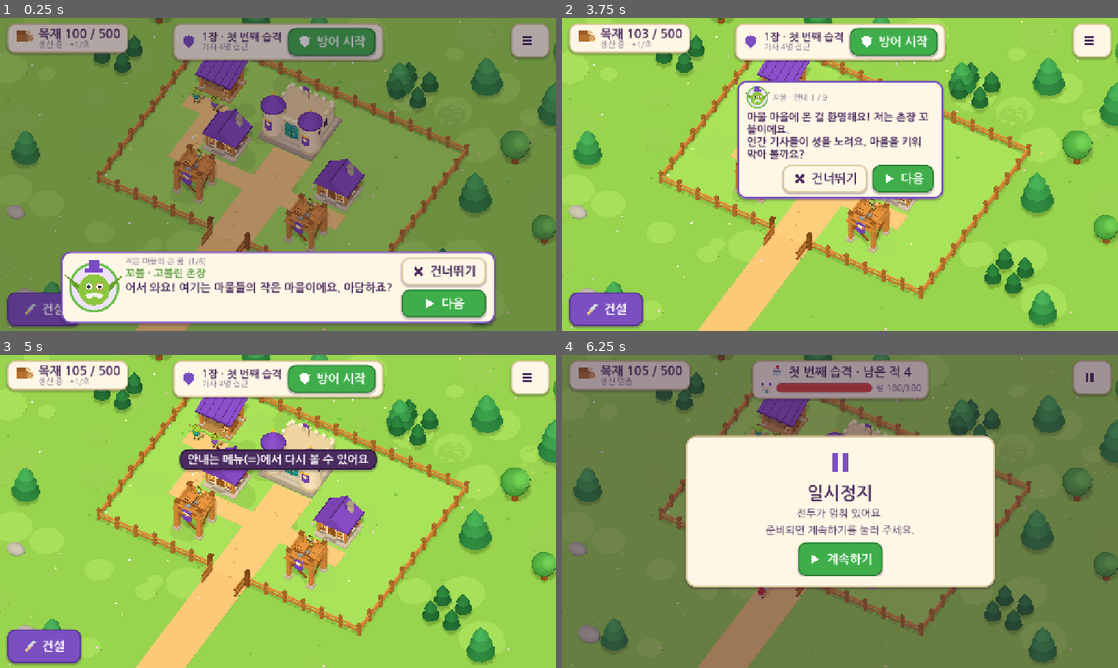
Above: before the commit, frames 1-4 (two rows, left to right).
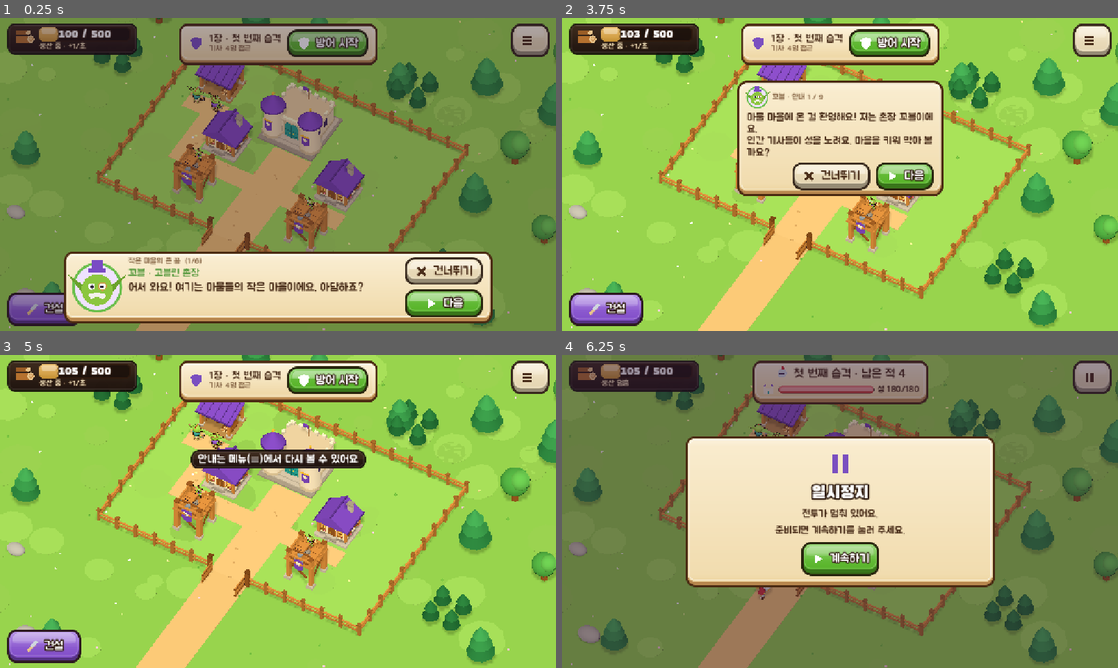
Above: after the commit, the same moments.

Repository: kyusang4657/little-monster-village
Game: Godot game, scene res://scenes/main.tscn
Same seed, same stepped clock (60 frames per second), same inputs: the game is played once before the commit and once after it.
Inputs (mouse positions are in pixels of both pictures, inside the frame that each line leads up to):
- Up to frame 1 (0.25 s): no input
- Up to frame 2 (3.75 s): click (895, 43) at 0.52 s; click (890, 43) at 1.27 s; click (1090, 39) at 2 s; click (606, 309) at 2.77 s; click (1006, 271) at 3.52 s
- Up to frame 3 (5 s): click (261, 514) at 4.27 s
- Up to frame 4 (6.25 s): click (895, 380) at 5.02 s; click (1090, 376) at 5.75 s

The runs differ from the first frame. In frame 1, 23% of the frame differs, in the area x 1-99%, y 1-100%; in frame 2, 21%; in frame 3, 11%; in frame 4, 31%, in the area x 1-99%, y 1-79%.

Commit message:
화풍 시안 1단계: 두툼한 만화풍 UI와 외곽선 캐릭터
- UI: 코드로 그린 젤리 버튼(외곽선·광택·눌림 두께), 양피지 패널, 어두운 자원 막대(금빛 채움 + 흰 숫자)
  글꼴을 주아체(본문)·검은고딕(큰 제목·숫자)으로, 큰 제목은 흰 글자 + 두꺼운 외곽선
- 캐릭터: 뒤집은 껍데기 외곽선(얼굴 부품 제외), 위는 밝고 아래는 어두운 칠한 듯한 정점 색
  기사: 큰 주먹·장화·어깨 갑옷, 큰 방패·검, 걷는 동안 벼른 표정(fierce)
- 글꼴은 Google Fonts 저장소의 OFL 파일, CREDITS 에 출처·라이선스 기록
- 같은 조건 성능(데스크톱 소프트웨어 렌더러): 9단계 16명 그리기 호출 447→461, FPS 차이 없음
- 검사: 규칙 548, 캐릭터 447, 통합 88 통과

Co-Authored-By: Claude Opus 5.5 <noreply@anthropic.com>
Claude-Session: https://claude.ai/code/session_018KLY14EwvE8xar9qznKC7e

Diff:
--- a/scripts/ui/hud.gd
+++ b/scripts/ui/hud.gd
@@ -25,10 +25,15 @@
 signal menu_action(action: String)
 signal story_replay(id: String)
 
-const C_IVORY := Color("fff7e6")
-const C_IVORY_EDGE := Color("dcc79c")
-const C_TEXT := Color("4a2b5e")
-const C_TEXT_SOFT := Color("7a6488")
+const C_IVORY := Color("fdf3dc")
+const C_IVORY_EDGE := Color("4a2a12")
+const C_TEXT := Color("4a2e1a")
+const C_TEXT_SOFT := Color("8a6a4a")
+## 두툼한 만화풍 UI: 젤리 버튼 바탕색과 글자 외곽선
+const C_BTN_GREEN := Color("5cbf2a")
+const C_BTN_PURPLE := Color("8a52d6")
+const C_BTN_CREAM := Color("f3e3bd")
+const C_OUTLINE := Color("2e1a0e")
 const C_PURPLE := Color("7a4fc0")
 const C_PURPLE_EDGE := Color("55308f")
 const C_GREEN := Color("3fae4a")
@@ -41,6 +46,7 @@
 var frame: Control
 var _font_bold: Font
 var _font_regular: Font
+var _font_title: Font
 
 var wood_label: Label
 var wood_sub: Label
@@ -49,6 +55,7 @@
 var raid_label: Label
 var raid_sub: Label
 var wood_panel: PanelContainer
+var wood_bar: ProgressBar
 var raid_btn: Button
 var battle_panel: PanelContainer
 var battle_label: Label
@@ -90,8 +97,10 @@
 
 func _ready() -> void:
 	layer = 10
-	_font_bold = load("res://assets/fonts/NanumGothic-Bold.ttf")
-	_font_regular = load("res://assets/fonts/NanumGothic-Regular.ttf")
+	# 둥근 만화풍 글꼴(주아체), 큰 제목·숫자는 검은고딕(Black Han Sans). 둘 다 OFL
+	_font_bold = load("res://assets/fonts/Jua-Regular.ttf")
+	_font_regular = _font_bold
+	_font_title = load("res://assets/fonts/BlackHanSans-Regular.ttf")
 	root = Control.new()
 	root.name = "HudRoot"
 	root.set_anchors_preset(Control.PRESET_FULL_RECT)
@@ -137,20 +146,22 @@
 
 # ------------------------------------------------------------------ 테마
 
+## 단색 상자(카드·말풍선용). 만화풍: 굵은 짙은 테두리, 아래로 떨어지는 단단한 그림자
 func _style(bg: Color, edge: Color, radius: int = 18, border: int = 3, shadow: bool = true) -> StyleBoxFlat:
 	var s := StyleBoxFlat.new()
 	s.bg_color = bg
-	s.border_color = edge
-	s.set_border_width_all(border)
+	s.border_color = edge.darkened(0.25)
+	s.set_border_width_all(maxi(border, 3) + 1)
 	s.set_corner_radius_all(radius)
 	s.content_margin_left = 18
 	s.content_margin_right = 18
 	s.content_margin_top = 10
 	s.content_margin_bottom = 10
+	s.anti_aliasing = true
 	if shadow:
-		s.shadow_color = Color(0.2, 0.1, 0.25, 0.25)
-		s.shadow_size = 4
-		s.shadow_offset = Vector2(0, 3)
+		s.shadow_color = Color(0.18, 0.1, 0.05, 0.45)
+		s.shadow_size = 1
+		s.shadow_offset = Vector2(0, 5)
 	return s
 
 
@@ -159,13 +170,15 @@
 	t.default_font = _font_bold
 	t.default_font_size = 26
 	t.set_color("font_color", "Label", C_TEXT)
-	t.set_stylebox("panel", "PanelContainer", _style(C_IVORY, C_IVORY_EDGE))
-	var pb_bg := _style(Color("3a2443"), Color("3a2443"), 10, 0, false)
-	pb_bg.content_margin_top = 0
-	pb_bg.content_margin_bottom = 0
-	var pb_fill := _style(Color("e0443c"), Color("e0443c"), 10, 0, false)
+	t.set_color("font_outline_color", "Label", C_OUTLINE)
+	t.set_stylebox("panel", "PanelContainer", UiSkin.panel())
+	var pb_bg := StyleBoxFlat.new()
+	pb_bg.bg_color = Color(0.1, 0.06, 0.04, 0.85)
+	pb_bg.border_color = C_OUTLINE
+	pb_bg.set_border_width_all(3)
+	pb_bg.set_corner_radius_all(10)
 	t.set_stylebox("background", "ProgressBar", pb_bg)
-	t.set_stylebox("fill", "ProgressBar", pb_fill)
+	t.set_stylebox("fill", "ProgressBar", UiSkin.bar_fill(Color("e0443c")))
 	t.set_font_size("font_size", "ProgressBar", 1)
 	return t
 
@@ -191,6 +204,9 @@
 		l.text = text
 		l.add_theme_font_size_override("font_size", 28)
 		l.add_theme_color_override("font_color", b.get_theme_color("font_color"))
+		if variant != "ivory":
+			l.add_theme_color_override("font_outline_color", C_OUTLINE)
+			l.add_theme_constant_override("outline_size", 9)
 		hb.add_child(l)
 		b.add_child(hb)
 		var w := 0.0
@@ -204,22 +220,23 @@
 
 
 func _apply_variant(b: Button, variant: String) -> void:
-	var bg := C_IVORY
-	var edge := C_IVORY_EDGE
+	var bg := C_BTN_CREAM
 	var fc := C_TEXT
 	match variant:
 		"purple":
-			bg = C_PURPLE
-			edge = C_PURPLE_EDGE
+			bg = C_BTN_PURPLE
 			fc = Color.WHITE
 		"green":
-			bg = C_GREEN
-			edge = C_GREEN_EDGE
+			bg = C_BTN_GREEN
 			fc = Color.WHITE
-	b.add_theme_stylebox_override("normal", _style(bg, edge))
-	b.add_theme_stylebox_override("hover", _style(bg.lightened(0.08), edge))
-	b.add_theme_stylebox_override("pressed", _style(bg.darkened(0.12), edge, 18, 3, false))
-	b.add_theme_stylebox_override("disabled", _style(C_DISABLED, C_DISABLED.darkened(0.15), 18, 3, false))
+	# 젤리 버튼(외곽선·광택·아래 두께). 누르면 쑥 들어간다
+	b.add_theme_stylebox_override("normal", UiSkin.button(bg))
+	b.add_theme_stylebox_override("hover", UiSkin.button(bg, "hover"))
+	b.add_theme_stylebox_override("pressed", UiSkin.button(bg, "pressed"))
+	b.add_theme_stylebox_override("disabled", UiSkin.button(C_DISABLED))
+	if variant != "ivory":
+		b.add_theme_color_override("font_outline_color", C_OUTLINE)
+		b.add_theme_constant_override("outline_size", 9)
 	b.add_theme_stylebox_override("focus", StyleBoxEmpty.new())
 	b.add_theme_color_override("font_color", fc)
 	b.add_theme_color_override("font_hover_color", fc)
@@ -252,6 +269,12 @@
 	l.add_theme_color_override("font_color", color)
 	if regular:
 		l.add_theme_font_override("font", _font_regular)
+	# 큰 제목: 굵은 제목 글꼴, 흰 글자에 두꺼운 짙은 외곽선
+	if size >= 34 and color == C_TEXT:
+		l.add_theme_font_override("font", _font_title)
+		l.add_theme_color_override("font_color", Color.WHITE)
+		l.add_theme_color_override("font_outline_color", C_OUTLINE)
+		l.add_theme_constant_override("outline_size", 14)
 	l.mouse_filter = Control.MOUSE_FILTER_IGNORE
 	return l
 
@@ -273,15 +296,29 @@
 
 func _build_top() -> void:
 	# 목재
+	# 자원 막대: 어두운 바탕, 큰 아이콘, 채워지는 금빛 막대 위에 흰 숫자(외곽선)
 	var wp := _panel()
+	wp.add_theme_stylebox_override("panel", UiSkin.panel("dark"))
 	var whb := HBoxContainer.new()
 	whb.add_theme_constant_override("separation", 10)
-	whb.add_child(UiIcon.new("wood", 44))
+	whb.add_child(UiIcon.new("wood", 48))
 	var wvb := VBoxContainer.new()
-	wvb.add_theme_constant_override("separation", 0)
-	wood_label = _label("목재 100 / 500", 28)
-	wood_sub = _label("+1/초", 18, C_TEXT_SOFT, true)
-	wvb.add_child(wood_label)
+	wvb.add_theme_constant_override("separation", 2)
+	wood_bar = ProgressBar.new()
+	wood_bar.custom_minimum_size = Vector2(210, 34)
+	wood_bar.show_percentage = false
+	wood_bar.mouse_filter = Control.MOUSE_FILTER_IGNORE
+	wood_bar.add_theme_stylebox_override("fill", UiSkin.bar_fill(Color("e8a93a")))
+	wood_label = _label("100 / 500", 26, Color.WHITE)
+	wood_label.add_theme_font_override("font", _font_title)
+	wood_label.add_theme_constant_override("outline_size", 10)
+	wood_label.horizontal_alignment = HORIZONTAL_ALIGNMENT_CENTER
+	wood_label.vertical_alignment = VERTICAL_ALIGNMENT_CENTER
+	wood_label.set_anchors_preset(Control.PRESET_FULL_RECT)
+	wood_bar.add_child(wood_label)
+	wood_sub = _label("+1/초", 18, Color("f3e3bd"), true)
+	wood_sub.add_theme_constant_override("outline_size", 6)
+	wvb.add_child(wood_bar)
 	wvb.add_child(wood_sub)
 	whb.add_child(wvb)
 	wp.add_child(whb)
@@ -360,7 +397,7 @@
 	# 짧은 알림
 	toast_panel = _panel()
 	toast_panel.mouse_filter = Control.MOUSE_FILTER_IGNORE
-	toast_panel.add_theme_stylebox_override("panel", _style(Color("4a2b5e"), Color("2f1a3d")))
+	toast_panel.add_theme_stylebox_override("panel", UiSkin.panel("dark"))
 	toast_label = _label("", 26, Color.WHITE)
 	toast_panel.add_child(toast_label)
 	_anchor(toast_panel, Control.PRESET_CENTER, Control.GROW_DIRECTION_BOTH, Control.GROW_DIRECTION_BOTH)
@@ -390,7 +427,8 @@
 		card.pressed.connect(func(): Sound.play("click"))
 		card.custom_minimum_size = Vector2(176, 104)
 		_apply_variant(card, "ivory")
-		card.add_theme_stylebox_override("normal", _style(Color("fffaf0"), C_IVORY_EDGE, 16))
+		card.add_theme_stylebox_override("normal", UiSkin.panel("card"))
+		card.add_theme_stylebox_override("hover", UiSkin.panel("card"))
 		var vb := VBoxContainer.new()
 		vb.mouse_filter = Control.MOUSE_FILTER_IGNORE
 		vb.set_anchors_preset(Control.PRESET_FULL_RECT)
@@ -600,7 +638,7 @@
 	overlay.add_child(center)
 	overlay_panel = _panel()
 	overlay_panel.custom_minimum_size = Vector2(520, 0)
-	var st := _style(C_IVORY, C_IVORY_EDGE, 24, 4)
+	var st: StyleBoxTexture = UiSkin.panel().duplicate()
 	st.content_margin_left = 36
 	st.content_margin_right = 36
 	st.content_margin_top = 26
@@ -822,7 +860,9 @@
 
 
 func set_wood(wood: int, cap: int, producing: bool, rate: float = 1.0) -> void:
-	wood_label.text = "목재 %d / %d" % [wood, cap]
+	wood_label.text = "%d / %d" % [wood, cap]
+	wood_bar.max_value = maxi(cap, 1)
+	wood_bar.value = wood
 	if wood >= cap:
 		wood_sub.text = "창고가 가득 찼어요"
 	elif producing:
--- a/scripts/ui/story_view.gd
+++ b/scripts/ui/story_view.gd
@@ -34,7 +34,7 @@
 			advance())
 	_root.add_child(_dim)
 	_box = PanelContainer.new()
-	var st := hud._style(Hud.C_IVORY, Hud.C_PURPLE, 22, 4)
+	var st: StyleBoxTexture = UiSkin.panel().duplicate()
 	st.content_margin_left = 20
 	st.content_margin_right = 22
 	st.content_margin_top = 14
--- a/scripts/ui/tutorial.gd
+++ b/scripts/ui/tutorial.gd
@@ -49,7 +49,7 @@
 	_root.add_child(_arrow)
 	_bubble = PanelContainer.new()
 	_bubble.mouse_filter = Control.MOUSE_FILTER_STOP
-	var st := hud._style(Hud.C_IVORY, Hud.C_PURPLE, 20, 4)
+	var st: StyleBoxTexture = UiSkin.panel().duplicate()
 	st.content_margin_left = 22
 	st.content_margin_right = 22
 	st.content_margin_top = 14
--- /dev/null
+++ b/scripts/ui/ui_skin.gd
@@ -0,0 +1,155 @@
+class_name UiSkin
+extends RefCounted
+## 두툼한 만화풍 UI 질감(젤리 버튼·양피지 패널·어두운 자원 막대)을 코드로 그려 만든다.
+## 외부 그림 파일 없이 Image 에 픽셀을 칠해 StyleBoxTexture(9칸 늘이기)로 쓴다. 색마다 한 번만 만들고 재사용한다.
+
+static var _cache: Dictionary = {}
+
+const OUTLINE := Color("2e1a0e")
+
+
+## 둥근 사각형까지의 부호 거리(안쪽 음수)
+static func _sd(px: float, py: float, r: Rect2, rad: float) -> float:
+	var c := r.get_center()
+	var hx := r.size.x * 0.5 - rad
+	var hy := r.size.y * 0.5 - rad
+	var qx := absf(px - c.x) - hx
+	var qy := absf(py - c.y) - hy
+	var ox := maxf(qx, 0.0)
+	var oy := maxf(qy, 0.0)
+	return sqrt(ox * ox + oy * oy) + minf(maxf(qx, qy), 0.0) - rad
+
+
+static func _over(dst: Color, src: Color, a: float) -> Color:
+	var sa := src.a * a
+	var oa := sa + dst.a * (1.0 - sa)
+	if oa <= 0.0001:
+		return Color(0, 0, 0, 0)
+	var rgb := (Color(src.r, src.g, src.b) * sa + Color(dst.r, dst.g, dst.b) * dst.a * (1.0 - sa)) / oa
+	return Color(rgb.r, rgb.g, rgb.b, oa)
+
+
+## layers: [{rect, rad, color 또는 grad=[위색, 아래색], stroke(선 두께, 0 = 채움)}] 를 차례로 덮어 칠한다
+static func _paint(w: int, h: int, layers: Array) -> ImageTexture:
+	var img := Image.create(w, h, false, Image.FORMAT_RGBA8)
+	for y in h:
+		for x in w:
+			var px := float(x) + 0.5
+			var py := float(y) + 0.5
+			var col := Color(0, 0, 0, 0)
+			for L in layers:
+				var r: Rect2 = L.rect
+				var d := _sd(px, py, r, float(L.rad))
+				var a := 0.0
+				var st := float(L.get("stroke", 0.0))
+				if st > 0.0:
+					a = clampf(0.5 - absf(d + st * 0.5) + st * 0.5, 0.0, 1.0)
+				else:
+					a = clampf(0.5 - d, 0.0, 1.0)
+				if a <= 0.0:
+					continue
+				var c: Color
+				if L.has("grad"):
+					var t := clampf((py - r.position.y) / maxf(r.size.y, 1.0), 0.0, 1.0)
+					c = (L.grad[0] as Color).lerp(L.grad[1] as Color, t)
+				else:
+					c = L.color
+				col = _over(col, c, a)
+			img.set_pixel(x, y, col)
+	return ImageTexture.create_from_image(img)
+
+
+static func _box(tex: Texture2D, ml: float, mt: float, mr: float, mb: float, pad: Vector4) -> StyleBoxTexture:
+	var s := StyleBoxTexture.new()
+	s.texture = tex
+	s.texture_margin_left = ml
+	s.texture_margin_top = mt
+	s.texture_margin_right = mr
+	s.texture_margin_bottom = mb
+	s.content_margin_left = pad.x
+	s.content_margin_top = pad.y
+	s.content_margin_right = pad.z
+	s.content_margin_bottom = pad.w
+	return s
+
+
+## 젤리 버튼: 짙은 외곽선, 위가 밝은 그라데이션, 윗부분 광택, 아래 두께(입술). pressed 는 눌려 들어간 모양.
+static func button(base: Color, state: String = "normal") -> StyleBoxTexture:
+	var key := "btn:%s:%s" % [base.to_html(), state]
+	if _cache.has(key):
+		return _cache[key]
+	var W := 112
+	var H := 108
+	var o := 5.0
+	var R := 24.0
+	var lip := 9.0 if state != "pressed" else 3.0
+	var down := 0.0 if state != "pressed" else 6.0
+	var col := base
+	if state == "hover":
+		col = base.lightened(0.07)
+	elif state == "pressed":
+		col = base.darkened(0.08)
+	var inner := Rect2(o, o + down, W - o * 2.0, H - o * 2.0 - down)
+	var body := Rect2(inner.position, Vector2(inner.size.x, inner.size.y - lip))
+	var gloss := Rect2(body.position + Vector2(7, 4), Vector2(body.size.x - 14, body.size.y * 0.4))
+	var layers := [
+		{rect = Rect2(0, down, W, H - down), rad = R, color = OUTLINE.lerp(base.darkened(0.7), 0.35)},
+		{rect = inner, rad = R - o, color = col.darkened(0.38)},
+		{rect = body, rad = R - o, grad = [col.lightened(0.28), col.darkened(0.06)]},
+		{rect = gloss, rad = (R - o) * 0.7, grad = [Color(1, 1, 1, 0.42), Color(1, 1, 1, 0.08)]},
+		{rect = body.grow(-1.5), rad = R - o - 1.5, color = Color(1, 1, 1, 0.22), stroke = 2.0},
+	]
+	var s := _box(_paint(W, H, layers), R + 2, R + 2 + down, R + 2, R + lip + 2, Vector4(20, 8 + down, 20, 8 + lip))
+	_cache[key] = s
+	return s
+
+
+## 양피지 패널: 짙은 갈색 외곽선, 크림색 그라데이션, 안쪽 밝은 선, 아래 두께
+static func panel(kind: String = "parchment") -> StyleBoxTexture:
+	var key := "panel:" + kind
+	if _cache.has(key):
+		return _cache[key]
+	var W := 96
+	var H := 96
+	var s: StyleBoxTexture
+	match kind:
+		"dark":
+			var layers := [
+				{rect = Rect2(0, 0, W, H), rad = 18.0, color = Color(0.07, 0.04, 0.03, 0.9)},
+				{rect = Rect2(3, 3, W - 6, H - 6), rad = 15.0, grad = [Color(0.25, 0.17, 0.12, 0.92), Color(0.13, 0.08, 0.06, 0.92)]},
+				{rect = Rect2(4, 4, W - 8, H - 8), rad = 14.0, color = Color(1, 1, 1, 0.12), stroke = 1.5},
+			]
+			s = _box(_paint(W, H, layers), 20, 20, 20, 20, Vector4(16, 8, 16, 8))
+		"card":
+			var layers := [
+				{rect = Rect2(0, 0, W, H), rad = 16.0, color = OUTLINE},
+				{rect = Rect2(4, 4, W - 8, H - 8), rad = 12.0, color = Color("c9a46a")},
+				{rect = Rect2(4, 4, W - 8, H - 14), rad = 12.0, grad = [Color("fffaf0"), Color("f1e2bf")]},
+			]
+			s = _box(_paint(W, H, layers), 18, 18, 18, 22, Vector4(12, 8, 12, 12))
+		_:
+			var layers := [
+				{rect = Rect2(0, 0, W, H), rad = 22.0, color = Color("4a2a12")},
+				{rect = Rect2(5, 5, W - 10, H - 10), rad = 17.0, color = Color("b8874e")},
+				{rect = Rect2(5, 5, W - 10, H - 17), rad = 17.0, grad = [Color("fdf3dc"), Color("eed6a2")]},
+				{rect = Rect2(8, 8, W - 16, H - 23), rad = 14.0, color = Color(1, 1, 1, 0.55), stroke = 2.0},
+			]
+			s = _box(_paint(W, H, layers), 24, 24, 24, 30, Vector4(22, 14, 22, 18))
+	_cache[key] = s
+	return s
+
+
+## 자원 막대 채움(위 밝고 아래 진한 그라데이션 + 광택)
+static func bar_fill(base: Color) -> StyleBoxTexture:
+	var key := "bar:" + base.to_html()
+	if _cache.has(key):
+		return _cache[key]
+	var W := 48
+	var H := 32
+	var layers := [
+		{rect = Rect2(0, 0, W, H), rad = 10.0, grad = [base.lightened(0.3), base.darkened(0.15)]},
+		{rect = Rect2(4, 3, W - 8, H * 0.38), rad = 6.0, color = Color(1, 1, 1, 0.35)},
+	]
+	var s := _box(_paint(W, H, layers), 12, 12, 12, 12, Vector4(0, 0, 0, 0))
+	_cache[key] = s
+	return s
--- a/scripts/world/character_rig.gd
+++ b/scripts/world/character_rig.gd
@@ -25,6 +25,7 @@
 	"angry": {eye = 1.0, lid = 0.42, tilt = 0.35, brow = 0.5, dy = -0.35, pupil = 0.85, mouth = "MouthA"},
 	"hurt": {eye = 1.0, lid = 0.55, tilt = -0.25, brow = -0.45, dy = 0.3, pupil = 0.65, mouth = "MouthH"},
 	"ko": {eye = 0.0, lid = 0.0, tilt = 0.0, brow = -0.3, dy = 0.1, pupil = 1.0, mouth = "MouthH"},
+	"fierce": {eye = 1.0, lid = 0.3, tilt = 0.25, brow = 0.38, dy = -0.25, pupil = 0.9, mouth = "MouthN"},
 	"happy": {eye = 0.85, lid = 0.3, tilt = -0.15, brow = -0.25, dy = 0.25, pupil = 1.05, mouth = "MouthA"},
 }
 
@@ -57,6 +58,27 @@
 var _pelvis_vy := 0.0
 
 static var _defs: Dictionary = {}
+static var _outline_mat: ShaderMaterial = null
+
+## 만화풍 외곽선 두께(월드 단위). 0 이면 외곽선 없음
+const OUTLINE_WIDTH := 0.011
+
+
+## 뒤집은 껍데기 외곽선: 법선 방향으로 부풀린 면의 뒷면만 짙은 갈색으로 그린다(스키닝 뒤 정점 기준)
+static func outline_material() -> ShaderMaterial:
+	if _outline_mat == null:
+		var sh := Shader.new()
+		sh.code = """shader_type spatial;
+render_mode unshaded, cull_front, depth_draw_opaque, shadows_disabled;
+uniform vec4 line_color : source_color = vec4(0.17, 0.09, 0.05, 1.0);
+uniform float width = 0.011;
+void vertex() { VERTEX += NORMAL * width * COLOR.a; }
+void fragment() { ALBEDO = line_color.rgb; }
+"""
+		_outline_mat = ShaderMaterial.new()
+		_outline_mat.shader = sh
+		_outline_mat.set_shader_parameter("width", OUTLINE_WIDTH)
+	return _outline_mat
 
 
 # ================================================================== 만들기
@@ -138,6 +160,8 @@
 	var h: float = def.all_top
 	# 자세(쓰러짐·팔 들기)로 원래 경계를 벗어나도 잘리지 않게 넉넉한 경계 상자
 	body.custom_aabb = AABB(Vector3(-h, -0.3, -h), Vector3(h * 2.0, h * 1.6, h * 2.0))
+	if OUTLINE_WIDTH > 0.0:
+		body.material_overlay = outline_material()
 	skeleton.add_child(body)
 	set_expression("normal")
 	pose_idle(0.0)
@@ -603,6 +627,7 @@
 	var bone := 0
 	var measure := true        # HEIGHT(머리 꼭대기)에 넣는가
 	var measure_all := true    # 체력 막대 높이에 넣는가(무기 제외)
+	var line := 1.0            # 외곽선 두께 배율(정점 색 알파에 저장, 얼굴 부품은 0)
 	var top := 0.0
 	var all_top := 0.0
 
@@ -617,8 +642,12 @@
 
 	func _vert(p: Vector3, nn: Vector3, col: Color) -> void:
 		v.append(p)
-		n.append(nn.normalized())
-		c.append(col)
+		var nm := nn.normalized()
+		n.append(nm)
+		# 칠한 듯한 입체감: 위를 보는 면은 밝게, 아래를 보는 면은 어둡게 정점 색에 미리 넣는다
+		var shaded := col.lightened(0.16 * maxf(nm.y, 0.0)).darkened(0.2 * maxf(-nm.y, 0.0))
+		shaded.a = line
+		c.append(shaded)
 		vb.append(bone)
 		if measure:
 			top = maxf(top, p.y)
@@ -790,6 +819,14 @@
 
 ## 얼굴: 흰자+눈동자+반사광, 눈꺼풀(깜빡임/표정), 눈썹, 입 세 가지(보통·화남·아픔), 코, 볼
 static func _face(g: Geo, F: Dictionary) -> void:
+	# 눈·입 같은 작은 얼굴 부품에는 외곽선을 두르지 않는다(얼굴이 지저분해 보이지 않게)
+	var keep_line := g.line
+	g.line = 0.0
+	_face_parts(g, F)
+	g.line = keep_line
+
+
+static func _face_parts(g: Geo, F: Dictionary) -> void:
 	var hc: Vector3 = F.hc
 	var hr: Vector3 = F.hr
 	var es: float = F.es
@@ -881,7 +918,8 @@
 		g.use("Hand" + sfx)
 		if C.has("cuff"):
 			g.tube(Vector3(x, P.wrist + ar * 0.9, 0), Vector3(x, P.wrist - ar * 0.2, 0), ar * 1.05, ar * 1.12, C.cuff, 7, true)
-		g.ellipsoid(Vector3(x, P.wrist - ar * 0.75, -ar * 0.1), Vector3(ar * 1.12, ar * 1.2, ar * 1.15), C.hand, 8, 5)
+		var hs: float = C.get("hand_s", 1.0)
+		g.ellipsoid(Vector3(x, P.wrist - ar * 0.75, -ar * 0.1), Vector3(ar * 1.12, ar * 1.2, ar * 1.15) * hs, C.hand, 8, 5)
 		var lx := hx * side
 		g.use("Leg" + sfx)
 		g.tube(Vector3(lx, P.hip + lr * 0.4, 0), Vector3(lx, P.knee, 0), lr * 1.15, lr * 0.95, C.thigh, 7, false)
@@ -892,7 +930,8 @@
 		var fl: float = P.foot_len
 		var fh: float = P.ankle
 		g.tube(Vector3(lx, P.ankle + lr * 0.6, 0), Vector3(lx, P.ankle - lr * 0.3, 0), lr * 0.95, lr * 1.0, C.cuff_leg, 7, true)
-		g.ellipsoid(Vector3(lx, fh * 0.55, -fl * 0.22), Vector3(lr * 1.3, fh * 0.56, fl * 0.5), C.boot, 8, 5)
+		var bs: float = C.get("boot_s", 1.0)
+		g.ellipsoid(Vector3(lx, fh * 0.55 * bs, -fl * 0.22 * bs), Vector3(lr * 1.3 * bs, fh * 0.56 * bs, fl * 0.5 * bs), C.boot, 8, 5)
 		if C.has("toe"):
 			g.tube(Vector3(lx, fh * 0.55, -fl * 0.55), Vector3(lx, fh * 1.2, -fl * 0.95), lr * 0.75, 0.0, C.toe, 6, true)
 
@@ -1160,21 +1199,22 @@
 		P = {
 			ankle = 0.08, knee = 0.245, hip = 0.425, hip_x = 0.085, pelvis = 0.44, spine = 0.5,
 			shoulder = 0.72, shoulder_x = 0.2, elbow = 0.575, wrist = 0.44, neck = 0.75, head = 0.8,
-			arm_r = 0.04, leg_r = 0.047, foot_len = 0.2,
+			arm_r = 0.047, leg_r = 0.052, foot_len = 0.2,
 		},
 		hc = Vector3(0, 0.955, -0.005), hr = Vector3(0.17, 0.165, 0.165),
+		hand_s = 1.4, boot_s = 1.22,
 		es = 0.034, eye_dx = 0.062, eye_y = 0.935, mouth_y = 0.868, mouth_w = 0.075,
 		skin = Color(KNIGHT_SKIN[v]),
-		chest = Models.SILVER, chest_c = Vector3(0, 0.645, 0), chest_r = Vector3(0.18, 0.125, 0.125),
-		waist = Color("7d8792"), waist_r = Vector2(0.1, 0.13), belt_y = 0.515,
+		chest = Models.SILVER, chest_c = Vector3(0, 0.65, 0), chest_r = Vector3(0.205, 0.135, 0.135),
+		waist = Color("7d8792"), waist_r = Vector2(0.092, 0.13), belt_y = 0.515,
 		skirt = Models.RED, skirt_y = Vector2(0.52, 0.37), skirt_r = Vector2(0.115, 0.15),
 		trouser = Color("6d6a78"), armor = Models.SILVER, armor_dark = Models.SILVER_DARK, trim = Models.GOLD,
 		boot = Models.BOOT, glove = Color("8a5530"),
-		pauldron = Vector3(0.1, 0.08, 0.105),
-		cape = Color("b02a32"), cape_len = 0.36, cape_w = Vector2(0.11, 0.15),
+		pauldron = Vector3(0.13, 0.1, 0.13),
+		cape = Color("b02a32"), cape_len = 0.36, cape_w = Vector2(0.12, 0.16),
 		helmet = KNIGHT_HELMET[v], plumes = [Color(KNIGHT_PLUME[v])], plume_size = 1.0,
-		shield = KNIGHT_SHIELD[v], shield_r = 0.21, shield_c = Models.RED, shield_rim = Models.GOLD, shield_mark = Models.GOLD,
-		sword_len = 0.4, sword_w = 0.03, mustache = (v == 3),
+		shield = KNIGHT_SHIELD[v], shield_r = 0.255, shield_c = Models.RED, shield_rim = Models.GOLD, shield_mark = Models.GOLD,
+		sword_len = 0.46, sword_w = 0.038, mustache = (v == 3),
 	}
 
 
@@ -1257,7 +1297,8 @@
 	g.tube(Vector3(0, float(P.neck) - 0.04, 0), Vector3(0, float(P.neck) + 0.005, 0), 0.085, 0.07, S.armor_dark, 10, true)
 	# 팔다리
 	_limbs(g, P, {upper = S.trouser, elbow = armor, fore = armor, hand = S.glove, cuff = S.armor_dark,
-		thigh = S.trouser, knee = armor, shin = armor, boot = S.boot, cuff_leg = S.boot.darkened(0.2)})
+		thigh = S.trouser, knee = armor, shin = armor, boot = S.boot, cuff_leg = S.boot.darkened(0.2),
+		hand_s = S.get("hand_s", 1.0), boot_s = S.get("boot_s", 1.0)})
 	# 어깨 갑옷(넓은 어깨 실루엣)
 	var pd: Vector3 = S.pauldron
 	for side: float in [-1.0, 1.0]:
--- a/scripts/world/world_view.gd
+++ b/scripts/world/world_view.gd
@@ -810,7 +810,8 @@
 		var f: Vector2 = k.facing
 		n.rotation.y = lerp_angle(n.rotation.y, yaw_for_dir(f), minf(1.0, delta * 12.0))
 		var speed := 0.0
-		var expr := "normal"
+		# 걷는 기사는 잔뜩 벼른 얼굴(만화풍), 공격 중에는 화남
+		var expr := "fierce"
 		if k.state == "walk":
 			n.pose_walk(t_now * CharacterRig.WALK_RATE + float(id) * 0.37)
 			speed = 1.0
Binary file added: assets/fonts/BlackHanSans-Regular.ttf
Not shown, added: assets/fonts/BlackHanSans-Regular.ttf.import
Binary file added: assets/fonts/Jua-Regular.ttf
Not shown, added: assets/fonts/Jua-Regular.ttf.import
Not shown, added: assets/fonts/OFL-BlackHanSans.txt
Not shown, added: assets/fonts/OFL-Jua.txt
Binary file added: docs/design/style/s1-ingame-before-after.jpg
Binary file added: docs/design/style/s1-knight-before-after.jpg
Binary file added: docs/design/style/s1-ui.jpg
Not shown, added: scripts/ui/ui_skin.gd.uid
Not shown, changed: CREDITS.md
